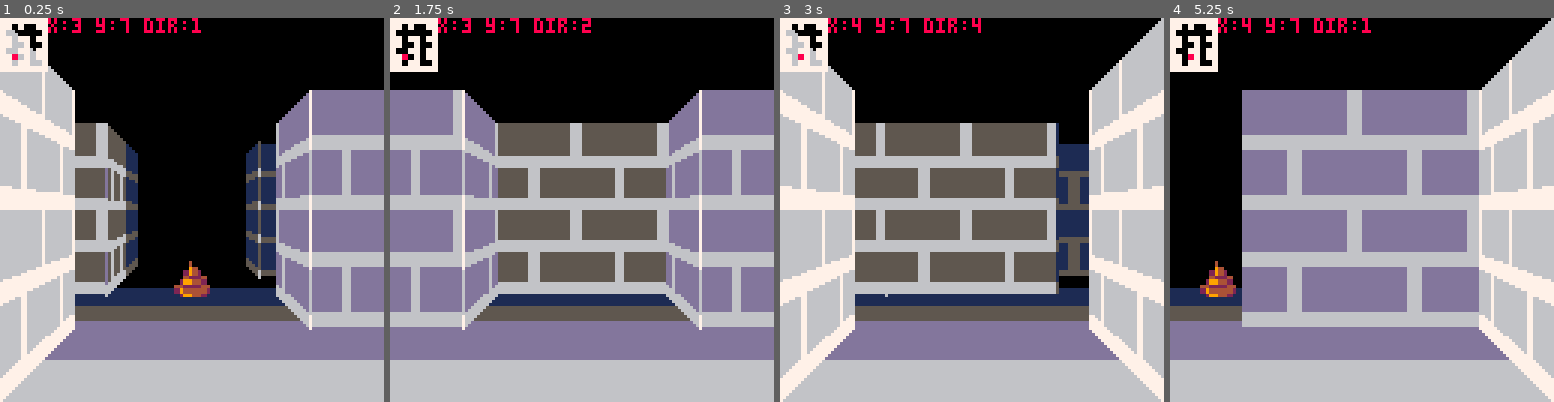
Above: before the commit, frames 1-4 (left to right).
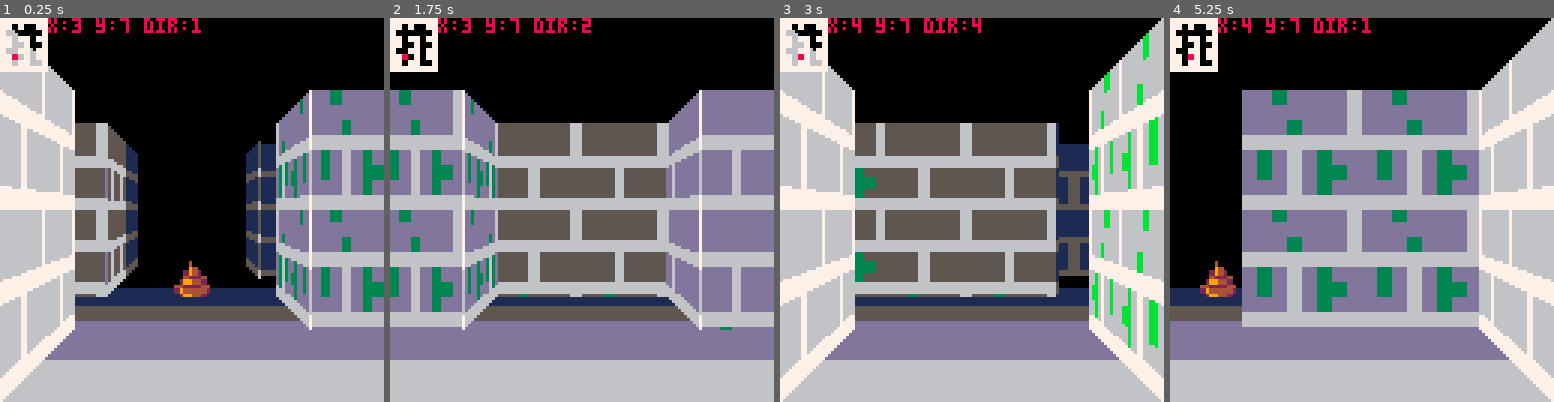
Above: after the commit, the same moments.

Repository: b4dr1ck/Pico8
Game: PICO-8 cartridge 3d_dungeon.p8
The game is run twice, just before and just after one commit, with the same random seed, the same clock (stepped at 60 frames per second) and the same inputs.
Inputs (mouse positions are in pixels of both pictures, inside the frame that each line leads up to):
- Up to frame 1 (0.25 s): no input
- Up to frame 2 (1.75 s): click (670, 121) at 0.67 s; click (436, 267) at 1.22 s; hold Right from 1.6 s (still down)
- Up to frame 3 (3 s): click (887, 114) at 1.77 s; release Right at 2.1 s; hold Up 2.15-2.42 s; click (952, 259) at 2.32 s; hold Right from 2.47 s (still down); click (1014, 106) at 2.87 s
- Up to frame 4 (5.25 s): release Right at 3.03 s; hold Left 3.08-3.58 s; click (1465, 256) at 3.42 s; hold Down 3.63-3.97 s; click (1231, 102) at 3.97 s; hold Right 4.02-4.68 s; click (1292, 248) at 4.52 s; hold Up 4.73-5.03 s; click (1354, 94) at 5.07 s; hold Left from 5.08 s (still down)

The runs differ from the first frame. In frame 1, 2.3% of the frame differs, in the area x 19-100%, y 18-77%; in frame 2, 2.6%; in frame 3, 2.9%; in frame 4, 4.8%, in the area x 22-78%, y 18-77%.

Commit message:
EXTEND: 3d_dungeon: verwende verschiedene wall-textures

Diff:
--- a/3d_dungeon.p8
+++ b/3d_dungeon.p8
@@ -13,18 +13,19 @@
 
  leveldesign=[[
 11111111
-11010011
+15030011
 10000001
-11011011
-11001001
-10011011
-11001011
-11011001
-11111111
+11013011
+11005003
+10031051
+11001031
+13011001
+11511111
 ]]
 	mapdata=create_level_map(leveldesign)
 	mapdata[5][3]["floor"] = 5
 	mapdata[3][4]["floor"] = 6
+	mapdata[5][6]["floor"] = 15
 	player={
 		x=3,
 		y=7,
@@ -113,9 +114,9 @@
 
   	 if tonum(mapdata[ly][lx].tile) > 0 then
   	  if dist > 0 then
-	  	  frontwall(dist-1,1,dist*2,0)
+	  	  frontwall(dist-1,1,dist*2,tonum(mapdata[ly][lx].tile))
   	  end
-  	 	sidewall(dist,1,dist*2,0)
+  	 	sidewall(dist,1,dist*2,tonum(mapdata[ly][lx].tile))
   	 end
   	end
 
@@ -132,9 +133,9 @@
 
   	 if tonum(mapdata[ry][rx].tile) > 0 then
   	  if dist > 0 then
-	  	  frontwall(dist - 1,-1,dist*2,0)
+	  	  frontwall(dist - 1,-1,dist*2,tonum(mapdata[ry][rx].tile))
   	  end
-  	 	sidewall(dist,-1,dist*2,0)
+  	 	sidewall(dist,-1,dist*2,tonum(mapdata[ry][rx].tile))
   	 end
   	end
 
@@ -145,7 +146,7 @@
   	 end
 
   	if tonum(mapdata[cy][cx].tile) > 0 then
-			 frontwall(dist - 1,0,dist*2,0)
+			 frontwall(dist - 1,0,dist*2,tonum(mapdata[cy][cx].tile))
 			end
   end
  end
@@ -306,7 +307,7 @@
 
  for y=1,#data do
   for x=1,#data[y] do
-   if data[y][x].tile == "1" then
+   if tonum(data[y][x].tile)>0 then
     local x = x - 1
     local y = y - 1
 	   rectfill(x*size,y*size,x*size+1,y*size+1,colm)
@@ -321,14 +322,19 @@
 end
 
 __gfx__
-0000000066666667ddddddd655555556111111150004000008800082000000000000000000000000000000000000000000000000000000000000000000000000
-0000000066666667ddddddd655555556111111150009400028e80888000000000000000000000000000000000000000000000000000000000000000000000000
-0070070066666667ddddddd65555555611111115002942008e7e8888000000000000000000000000000000000000000000000000000000000000000000000000
-00077000777777776666666666666666555555550042224088e88888000000000000000000000000000000000000000000000000000000000000000000000000
-0007700066676666ddd6dddd55565555111511110299442008888880000000000000000000000000000000000000000000000000000000000000000000000000
-0070070066676666ddd6dddd55565555111511114422224402888820000000000000000000000000000000000000000000000000000000000000000000000000
-0000000066676666ddd6dddd55565555111511112944444200888800000000000000000000000000000000000000000000000000000000000000000000000000
-00000000777777776666666666666666555555551299442111188111000000000000000000000000000000000000000000000000000000000000000000000000
+0000000066666667ddddddd65555555611111115000400000880008266b66667dd3dddd6553555561121111566666666dddddddd555555551111111100000000
+0000000066666667ddddddd655555556111111150009400028e8088866666667ddddddd6555555561111111566666666dddddddd555555551111111100000000
+0070070066666667ddddddd65555555611111115002942008e7e8888666b6667ddd3ddd655535556111211157777777766666666dddddddd5555555500000000
+00077000777777776666666666666666555555550042224088e888887777777766666666666666665555555566666666dddddddd55555555111111110300b00b
+0007700066676666ddd6dddd555655551115111102994420088888806b676b66d3d6d3dd535653551215121166666666dddddddd555555551111111103303003
+0070070066676666ddd6dddd555655551115111144222244028888206b676bb6d3d6d33d5356533512151221dddddddd555555551111111122222222003b3003
+0000000066676666ddd6dddd5556555511151111294444420088880066676b66ddd6d3dd555653551115121166666666dddddddd555555551111111100b300b0
+000000007777777766666666666666665555555512994421111881117777777766666666666666665555555566666666dddddddd555555551111111100b30030
 __map__
+0000000000000000000000000000000000000000000000000000000000000000000000000000000000000000000000000000000000000000000000000000000000000000000000000000000000000000000000000000000000000000000000000000000000000000000000000000000000000000000000000000000000000000
 0101020203030404000000000000000000000000000000000000000000000000000000000000000000000000000000000000000000000000000000000000000000000000000000000000000000000000000000000000000000000000000000000000000000000000000000000000000000000000000000000000000000000000
 0101020203030404000000000000000000000000000000000000000000000000000000000000000000000000000000000000000000000000000000000000000000000000000000000000000000000000000000000000000000000000000000000000000000000000000000000000000000000000000000000000000000000000
+0707080809090a0a000000000000000000000000000000000000000000000000000000000000000000000000000000000000000000000000000000000000000000000000000000000000000000000000000000000000000000000000000000000000000000000000000000000000000000000000000000000000000000000000
+0707080809090a0a000000000000000000000000000000000000000000000000000000000000000000000000000000000000000000000000000000000000000000000000000000000000000000000000000000000000000000000000000000000000000000000000000000000000000000000000000000000000000000000000
+0b0b0c0c0d0d0e0e000000000000000000000000000000000000000000000000000000000000000000000000000000000000000000000000000000000000000000000000000000000000000000000000000000000000000000000000000000000000000000000000000000000000000000000000000000000000000000000000
+0b0b0c0c0d0d0e0e000000000000000000000000000000000000000000000000000000000000000000000000000000000000000000000000000000000000000000000000000000000000000000000000000000000000000000000000000000000000000000000000000000000000000000000000000000000000000000000000
